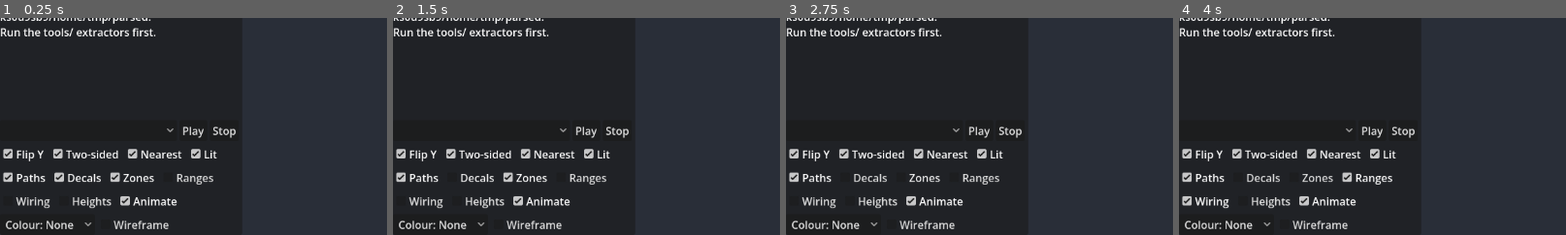
Above: before the commit, frames 1-4 (left to right).
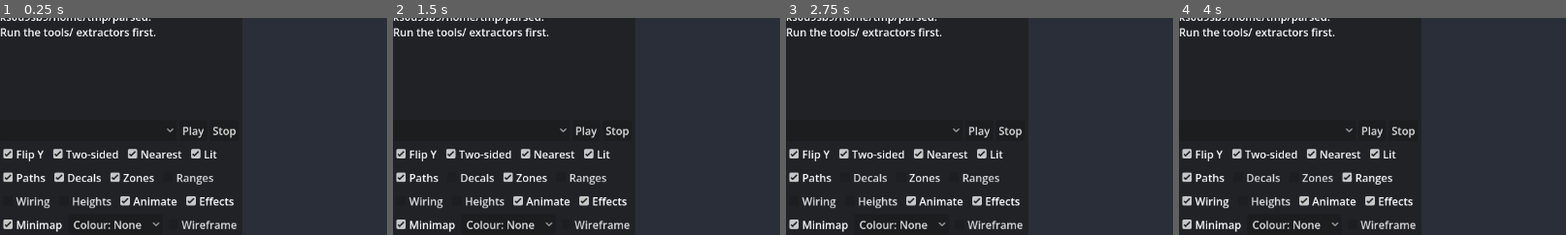
Above: after the commit, the same moments.

Repository: jabba2324/futurecop-lapd
Game: Godot game, scene res://scenes/asset_viewer.tscn
Same seed, same stepped clock (60 frames per second), same inputs: the game is played once before the commit and once after it. This scene is started directly instead of the project's main scene.
Inputs (mouse positions are % of the whole screen's width and height, from its top left):
- Up to frame 1 (0.25 s): no input
- Up to frame 2 (1.5 s): click (16, 8) at 0.52 s; type "12" at 0.6 s; click "Decals" at 1.25 s
- Up to frame 3 (2.75 s): click "Zones" at 2 s
- Up to frame 4 (4 s): click "Ranges" at 2.75 s; click "Wiring" at 3.5 s
The pictures show only the part of the screen within x 0-50%, y 50-100%; the shares and areas given below are measured in that part.

The runs differ from the first frame. In frame 1, 1.8% of the frame differs, in the area x 0-62%, y 82-99%; in frame 2, 1.8%; in frame 3, 1.8%; in frame 4, 1.8%.

Commit message:
Show effects and a minimap in the viewer's Level view
- effect_player.gd previews decoded effect definitions (trail, lightning,
  flash disc, shatter, shockwave ring, sprite, particles) from their fields,
  including repeats, chained next effects and placement offsets. Effects
  flagged placed_at_load loop in place (224 across 8 levels); selecting an
  effect actor plays it; selecting an actor with a damage-effect set plays
  its destruction effect and lists every damage stage. Approximate: the
  unit scale of sizes/speeds is assumed.
- minimap.gd draws the heightmap and every decoded map icon (colour, shape,
  flashing) cropped to the play area, with a camera marker; click to move.

Co-Authored-By: Claude Opus 5.5 <noreply@anthropic.com>
Claude-Session: https://claude.ai/code/session_01JEufwbZ7a5uYhYGNz1Ku7E

Diff:
--- a/godot/scripts/asset_viewer.gd
+++ b/godot/scripts/asset_viewer.gd
@@ -21,6 +21,8 @@
 const LevelLayout := preload("res://scripts/level_layout.gd")
 const LevelOverlays := preload("res://scripts/level_overlays.gd")
 const UvAnimator := preload("res://scripts/uv_animator.gd")
+const EffectPlayer := preload("res://scripts/effect_player.gd")
+const Minimap := preload("res://scripts/minimap.gd")
 
 const TABS := ["Models", "Terrain", "Textures", "Images", "Fonts", "Level", "Audio", "Video", "Data"]
 const PANEL_WIDTH := 360
@@ -51,7 +53,11 @@
 var _lit := true
 var _show_paths := true
 # Level-view overlays (level_overlays.gd), keyed by toggle name.
-var _show := {"Decals": true, "Zones": true, "Ranges": false, "Wiring": false, "Heights": false, "Animate": true}
+var _show := {"Decals": true, "Zones": true, "Ranges": false, "Wiring": false, "Heights": false, "Animate": true,
+	"Effects": true, "Minimap": true}
+var _effects: Dictionary = {}     # effect_id -> {cls, def} (level effect actors + Csfx table 0)
+var _damage_sets: Dictionary = {} # set_id -> DamageEffectSet record
+var _minimap: Control
 var _overlays: Dictionary = {}    # toggle name -> Node3D
 var _wiring: Dictionary = {}      # {edges, functions} for the current level
 var _focus_fx: Node3D             # per-selection wiring lines / ranges / beams
@@ -322,6 +328,8 @@
 			_show[name] = on
 			if name == "Animate":
 				_refresh_tab()
+			elif name == "Minimap":
+				_minimap.visible = on and _tab == "Level"
 			elif _overlays.has(name) and is_instance_valid(_overlays[name]):
 				_overlays[name].visible = on)
 		_level_controls.append(_opts_row.get_child(_opts_row.get_child_count() - 1))
@@ -391,6 +399,19 @@
 	_tree.item_collapsed.connect(_on_tree_collapsed)
 	_view.add_child(_tree)
 
+	_minimap = Minimap.new()
+	_minimap.set_anchors_and_offsets_preset(Control.PRESET_BOTTOM_RIGHT)
+	_minimap.custom_minimum_size = Vector2(280, 280)
+	_minimap.offset_left = -292
+	_minimap.offset_top = -292
+	_minimap.offset_right = -12
+	_minimap.offset_bottom = -12
+	_minimap.visible = false
+	_minimap.picked.connect(func(world: Vector3) -> void:
+		_target = Vector3(world.x, _target.y, world.z)
+		_update_camera())
+	_view.add_child(_minimap)
+
 
 func _add_toggle(label: String, on: bool, cb: Callable) -> void:
 	var c := CheckBox.new()
@@ -494,6 +515,7 @@
 	_opts_row.visible = not media
 	for c: Control in _level_controls:
 		c.visible = _tab == "Level"
+	_minimap.visible = _tab == "Level" and _show.Minimap
 	_anim_btn.clear()
 	_anim_btn.visible = _tab == "Models"
 	_media_row.visible = _tab in ["Models", "Audio", "Video"]
@@ -986,6 +1008,17 @@
 		"Heights": LevelOverlays.build_height_layers(_read_json(d.path_join("heightmap.json"))),
 	}
 	_wiring = LevelOverlays.build_wiring(decoded, _read_json(d.path_join("rpns.json")), _read_json(d.path_join("fun.json")))
+	_build_effect_registry(decoded)
+	_overlays["Effects"] = _build_placed_effects(decoded)
+	var icons := []
+	for rec: Dictionary in decoded:
+		var icon: Variant = LevelOverlays.field(rec, "map_icon")
+		if icon == null:
+			icon = LevelOverlays.field(rec, "map_icon_a")
+		var n: Node3D = _actor_nodes.get(int(rec.id))
+		if icon is Dictionary and n:
+			icons.append([n.position, icon])
+	_minimap.setup(_read_json(d.path_join("heightmap.json")), icons)
 	_overlays["Wiring"] = LevelOverlays.build_wiring_lines(_wiring.edges, _actor_nodes)
 	# Spawners (Csac): a ring at each spawn point, shown with the zones.
 	var ring := ImmediateMesh.new()
@@ -1009,6 +1042,76 @@
 		root.add_child(_overlays[name])
 	_focus_fx = Node3D.new()
 	root.add_child(_focus_fx)
+
+
+func _build_effect_registry(decoded: Array) -> void:
+	## effect_id -> {cls, def}: Csfx table 0 (global effects) overlaid with the
+	## level's own effect-definition actors; damage-effect sets by set_id.
+	_effects = {}
+	_damage_sets = {}
+	var csfx: Variant = _read_json(_ldir().path_join("csfx.json"))
+	if csfx is Array:
+		for table: Dictionary in csfx:
+			if int(table.get("table_index", 0)) != 0:
+				continue
+			for r: Dictionary in table.get("records", []):
+				var cls := int(r.get("class", 0))
+				if cls < 87 or cls > 94 or cls == 91:
+					continue
+				var def := {}
+				for seg: String in r.get("fields", {}):
+					if r.fields[seg] is Dictionary:
+						for name: String in r.fields[seg]:
+							def[seg + "." + name] = r.fields[seg][name].get("value")
+				var id: Variant = def.get("EffectHeader.effect_id")
+				if id != null:
+					_effects[int(id)] = {"cls": cls, "def": def}
+	for rec: Dictionary in decoded:
+		var cls := int(rec.class_id)
+		if cls == 91:
+			_damage_sets[int(LevelOverlays.field(rec, "set_id", -1))] = rec
+		elif cls >= 87 and cls <= 94:
+			var def := {}
+			for k: String in rec.fields:
+				def[k] = rec.fields[k].get("value")
+			var id: Variant = def.get("EffectHeader.effect_id")
+			if id != null:
+				_effects[int(id)] = {"cls": cls, "def": def}
+
+
+func _build_placed_effects(decoded: Array) -> Node3D:
+	## Effects flagged placed_at_load, looping at their actor positions.
+	var root := Node3D.new()
+	root.name = "Effects"
+	var sprites := _ldir().path_join("particles")
+	for rec: Dictionary in decoded:
+		var cls := int(rec.class_id)
+		if cls < 87 or cls > 94 or cls == 91:
+			continue
+		var flags: Variant = LevelOverlays.field(rec, "effect_flags", [])
+		var n: Node3D = _actor_nodes.get(int(rec.id))
+		if not (flags is Array and "placed_at_load" in flags) or n == null:
+			continue
+		var anchor := Node3D.new()
+		anchor.position = n.position
+		anchor.set_meta("actor_id", int(rec.id))
+		var p := EffectPlayer.new()
+		p.setup(_effects.get(int(LevelOverlays.field(rec, "effect_id", -1)), {"cls": cls, "def": {}}), _effects, sprites, true)
+		anchor.add_child(p)
+		root.add_child(anchor)
+	return root
+
+
+func _play_effect_at(effect_id: int, where: Vector3) -> bool:
+	if not _effects.has(effect_id) or not is_instance_valid(_focus_fx):
+		return false
+	var anchor := Node3D.new()
+	anchor.position = where
+	var p := EffectPlayer.new()
+	p.setup(_effects[effect_id], _effects, _ldir().path_join("particles"), true)
+	anchor.add_child(p)
+	_focus_fx.add_child(anchor)
+	return true
 
 
 func _apply_colour() -> void:
@@ -1153,6 +1256,24 @@
 		a.id, a.kind, a["class"], same, a.pos_x, a.pos_z, p.x, p.y, p.z,
 		", ".join(a.get("objects", [])), ", ".join(a.get("textures", []))]
 	var rec: Dictionary = _decoded.get(int(a.id), {})
+	# Effects: an effect actor plays itself; anything with a damage-effect set plays
+	# its destruction effect (looping while selected) and lists the damage stages.
+	var cls := int(a["class"])
+	if cls >= 87 and cls <= 94 and cls != 91:
+		if _play_effect_at(int(LevelOverlays.field(rec, "effect_id", -1)), p):
+			text += "\n[b]Effect[/b] playing (approximate preview)\n"
+	var set_ref := str(LevelOverlays.field(rec, "explosion", ""))
+	if set_ref.begins_with("damage_effect_set "):
+		var ds: Dictionary = _damage_sets.get(int(set_ref.trim_prefix("damage_effect_set ")), {})
+		if ds:
+			var stages := PackedStringArray()
+			for k: String in ds.fields:
+				var v: Variant = ds.fields[k].get("value")
+				if v is String and v.begins_with("effect "):
+					stages.append("%s: %s%s" % [k.get_slice(".", 1), v, "" if _effects.has(int(v.trim_prefix("effect "))) else " (not in this level)"])
+			var destroy := str(LevelOverlays.field(ds, "part_0_destroy_effect", LevelOverlays.field(ds, "random_destroy_effect", "")))
+			var playing := destroy.begins_with("effect ") and _play_effect_at(int(destroy.trim_prefix("effect ")), p)
+			text += "\n[b]Damage effects[/b] (%s)%s\n%s\n" % [set_ref, " — destruction effect playing" if playing else "", "\n".join(stages)]
 	if rec.get("spawn"):
 		var sp: Dictionary = rec.spawn
 		text += "\n[b]Spawner[/b] spawns %s every %.2f s · max %d alive · budget %s%s\n" % [rec.get("class_name", "?"),
@@ -1286,6 +1407,8 @@
 
 
 func _process(delta: float) -> void:
+	if _minimap and _minimap.visible:
+		_minimap.set_camera(_target)
 	if _strip and _tab == "Images" and _tex_rect.texture == _strip:
 		_strip_time += delta
 		var frames: int = _strip.atlas.get_height() / 48
--- /dev/null
+++ b/godot/scripts/effect_player.gd
@@ -0,0 +1,274 @@
+## Approximate preview of a decoded effect definition (actor classes 87–94 /
+## Csfx records, see tools/decode_actors.py): plays the shared EffectHeader
+## timing (duration, repeat count/interval, chained next effect after
+## next_delay, placement yaw/pitch/distance) with a simple visual per class:
+##   87 trail ribbon · 88 lightning · 89 flash disc · 90 model shatter (spawns its
+##   fragment effect) · 92 shockwave ring · 93 sprite (Cpyr image) · 94 particles
+## Sizes/speeds are fx12 game units (×8 for Godot units) with the time base
+## assumed to be seconds; treat it as a preview, not a faithful replay.
+## Usage: var p := EffectPlayer.new(); p.setup(effect, registry, sprite_dir, loop)
+##   effect   = {"cls": int, "def": {"EffectHeader.duration": v, "Effect93.size": v, ...}}
+##   registry = effect_id -> effect (for chained next effects and fragments)
+extends Node3D
+
+const U := 8.0
+const MAX_CHAIN := 6
+
+var _fx: Dictionary
+var _registry: Dictionary
+var _sprites: String
+var _loop := false
+var _depth := 0
+var _t := 0.0
+var _spawned := 0
+var _next_spawn := 0.0
+var _chained := false
+var _items: Array = []   # {node, age, life, kind, ...}
+var _rng := RandomNumberGenerator.new()
+
+
+func setup(fx: Dictionary, registry: Dictionary, sprite_dir: String, loop: bool, depth: int = 0) -> void:
+	_fx = fx
+	_registry = registry
+	_sprites = sprite_dir
+	_loop = loop
+	_depth = depth
+	_rng.randomize()
+	# Placement offset: yaw/pitch/distance from the anchor.
+	var yaw := deg_to_rad(_num("EffectHeader.place_yaw"))
+	var pitch := deg_to_rad(_num("EffectHeader.place_pitch"))
+	var dist := _num("EffectHeader.place_distance") * U
+	position = Vector3(cos(pitch) * sin(yaw), sin(pitch), cos(pitch) * cos(yaw)) * dist
+
+
+func _num(key: String, default := 0.0) -> float:
+	var v: Variant = _fx.def.get(key)
+	if v is String and v.begins_with("random "):
+		var r: PackedStringArray = String(v).trim_prefix("random ").split("..")
+		return _rng.randf_range(r[0].to_float(), r[1].to_float())
+	return float(v) if v is int or v is float else default
+
+
+func _field(name: String, default := 0.0) -> float:
+	return _num("Effect%d.%s" % [_fx.cls, name], default)
+
+
+func _colour(prefix: String) -> Color:
+	return Color(_field(prefix + "_r") / 128.0, _field(prefix + "_g") / 128.0, _field(prefix + "_b") / 128.0)
+
+
+func _ref_id(key: String) -> int:
+	var v: Variant = _fx.def.get(key)
+	return int(str(v).trim_prefix("effect ")) if v is String and str(v).begins_with("effect ") else -1
+
+
+func _process(delta: float) -> void:
+	_t += delta
+	var repeats := int(_num("EffectHeader.repeat_count"))
+	var interval := maxf(_num("EffectHeader.repeat_interval"), 0.05)
+	var total := 1 if repeats == 0 else (1000000 if repeats < 0 else repeats + 1)
+	while _spawned < total and _t >= _next_spawn:
+		_spawn()
+		_spawned += 1
+		_next_spawn += interval
+		if repeats < 0 and _spawned > 60:   # endless emitters: cap live spawns via item life
+			break
+	var nxt := _ref_id("EffectHeader.next_effect_id")
+	if not _chained and nxt >= 0 and _registry.has(nxt) and _depth < MAX_CHAIN \
+			and _t >= _num("EffectHeader.next_delay") + _num("EffectHeader.duration"):
+		_chained = true
+		var p := new()
+		p.setup(_registry[nxt], _registry, _sprites, false, _depth + 1)
+		add_child(p)
+	_update_items(delta)
+	var done := _spawned >= total and _items.is_empty() and (_chained or nxt < 0)
+	if repeats < 0 and _spawned > 60:
+		_spawned = 0   # keep endless effects running
+		_next_spawn = _t
+	if done:
+		if _loop and _t > 0.5:
+			_restart()
+		elif not _loop and get_child_count() == 0:
+			queue_free()
+
+
+func _restart() -> void:
+	for c in get_children():
+		c.queue_free()
+	_items.clear()
+	_t = 0.0
+	_spawned = 0
+	_next_spawn = 0.8   # short pause between loops
+	_chained = false
+
+
+# ─── Spawning ─────────────────────────────────────────────────────────────────
+
+func _material(c: Color, tex: Texture2D = null, billboard := true) -> StandardMaterial3D:
+	var m := StandardMaterial3D.new()
+	m.shading_mode = BaseMaterial3D.SHADING_MODE_UNSHADED
+	m.blend_mode = BaseMaterial3D.BLEND_MODE_ADD
+	m.transparency = BaseMaterial3D.TRANSPARENCY_ALPHA
+	m.cull_mode = BaseMaterial3D.CULL_DISABLED
+	m.vertex_color_use_as_albedo = true
+	m.albedo_color = c
+	m.depth_draw_mode = BaseMaterial3D.DEPTH_DRAW_DISABLED
+	if billboard:
+		m.billboard_mode = BaseMaterial3D.BILLBOARD_ENABLED
+	if tex:
+		m.albedo_texture = tex
+		m.texture_filter = BaseMaterial3D.TEXTURE_FILTER_NEAREST
+	return m
+
+
+func _add(node: GeometryInstance3D, item: Dictionary) -> void:
+	node.cast_shadow = GeometryInstance3D.SHADOW_CASTING_SETTING_OFF
+	add_child(node)
+	item["node"] = node
+	item["age"] = 0.0
+	_items.append(item)
+
+
+func _dir(yaw_deg: float, pitch_deg: float) -> Vector3:
+	var y := deg_to_rad(yaw_deg)
+	var p := deg_to_rad(pitch_deg)
+	return Vector3(cos(p) * sin(y), sin(p), cos(p) * cos(y))
+
+
+func _spawn() -> void:
+	match int(_fx.cls):
+		93:
+			var tex: Texture2D = null
+			var img := _sprites.path_join("cpyr001_p%03d.png" % int(_field("cpyr_id")))
+			if FileAccess.file_exists(img):
+				tex = ImageTexture.create_from_image(Image.load_from_file(img))
+			var q := QuadMesh.new()
+			var s := maxf(absf(_field("size")) / 4096.0 * U, 0.1)
+			q.size = Vector2(s, s)
+			var mi := MeshInstance3D.new()
+			mi.mesh = q
+			mi.material_override = _material(_colour("colour_0"), tex)
+			_add(mi, {"kind": 93, "life": maxf(_field("fade_time"), 0.3) + _num("EffectHeader.duration"),
+				"vel": _dir(_field("emit_yaw"), _field("emit_pitch")) * _field("emit_speed") * U,
+				"grav": _field("gravity") / 4096.0 * U, "grow": _field("size_rate") / 4096.0 * U, "size": s})
+		89:
+			var q := QuadMesh.new()
+			var s := maxf(absf(_field("size")) / 4096.0 * U, 0.3)
+			q.size = Vector2(s, s)
+			var mi := MeshInstance3D.new()
+			mi.mesh = q
+			mi.material_override = _material(_colour("centre_end"), _disc_texture())
+			_add(mi, {"kind": 89, "life": maxf(_num("EffectHeader.duration"), _field("centre_ramp_time") + 0.3),
+				"grow": _field("size_rate") / 4096.0 * U, "size": s})
+		94:
+			var n := clampi(int(_field("count", 4)), 1, 40)
+			var c := _colour("colour_0")
+			for i in n:
+				var q := QuadMesh.new()
+				q.size = Vector2(0.12, 0.12)
+				var mi := MeshInstance3D.new()
+				mi.mesh = q
+				mi.material_override = _material(c)
+				var speed := _rng.randf_range(_field("speed_min"), maxf(_field("speed_max"), _field("speed_min"))) / 4096.0 * U
+				var pitch := _rng.randf_range(_field("pitch_min"), maxf(_field("pitch_max"), _field("pitch_min")))
+				_add(mi, {"kind": 94, "life": maxf(_field("fade_time"), 0.3),
+					"vel": _dir(_rng.randf() * 360.0, pitch) * speed, "grav": _field("gravity_percent") / 100.0 * 9.8})
+		92:
+			var t := TorusMesh.new()
+			var w := maxf(_field("ring_width") / 4096.0 * U, 0.1)
+			t.inner_radius = 1.0
+			t.outer_radius = 1.0 + w
+			var mi := MeshInstance3D.new()
+			mi.mesh = t
+			mi.material_override = _material(_colour("outer_colour"), null, false)
+			mi.rotation_degrees.x = _field("ring_pitch") - 90.0
+			mi.rotation_degrees.y = _field("ring_yaw")
+			var start := maxf(_field("size") / 4096.0 * U, 0.1)
+			mi.scale = Vector3.ONE * start
+			_add(mi, {"kind": 92, "life": maxf(_field("fade_time"), 0.5) + 0.5, "r": start,
+				"grow": maxf(_field("growth_speed") / 4096.0 * U, 0.5), "max": maxf(_field("max_size") / 4096.0 * U, start)})
+		88:
+			var mi := MeshInstance3D.new()
+			mi.mesh = ImmediateMesh.new()
+			mi.material_override = _material(_colour("colour"), null, false)
+			_add(mi, {"kind": 88, "life": maxf(maxf(_num("EffectHeader.duration"), _field("fade_time")), 0.4),
+				"radius": maxf(_field("end_radius") * U, 0.4), "bolts": clampi(int(_field("bolt_count", 3)), 1, 12),
+				"segs": clampi(int(_field("segment_count", 6)), 2, 16)})
+		87:
+			var mi := MeshInstance3D.new()
+			mi.mesh = ImmediateMesh.new()
+			mi.material_override = _material(_colour("colour_0"), null, false)
+			_add(mi, {"kind": 87, "life": maxf(_field("phase_time_0") + _num("EffectHeader.duration"), 0.4),
+				"vel": _dir(_field("emit_yaw"), _field("emit_pitch")) * maxf(_field("emit_speed"), 1.0), "trail": []})
+		90:
+			var frag := _ref_id("Effect90.fragment_effect")
+			if frag >= 0 and _registry.has(frag) and _depth < MAX_CHAIN:
+				for i in clampi(int(_field("fragment_effect_count", 3)), 1, 12):
+					var p := new()
+					p.setup(_registry[frag], _registry, _sprites, false, _depth + 1)
+					p.position += Vector3(_rng.randf_range(-1, 1), _rng.randf_range(0, 1), _rng.randf_range(-1, 1)) * 0.6
+					add_child(p)
+
+
+static var _disc: ImageTexture
+
+static func _disc_texture() -> ImageTexture:
+	## Soft radial disc for flashes (white; the material colour tints it).
+	if _disc == null:
+		var img := Image.create(32, 32, false, Image.FORMAT_RGBA8)
+		for y in 32:
+			for x in 32:
+				var d := Vector2(x - 15.5, y - 15.5).length() / 15.5
+				img.set_pixel(x, y, Color(1, 1, 1, clampf(1.0 - d, 0.0, 1.0)))
+		_disc = ImageTexture.create_from_image(img)
+	return _disc
+
+
+# ─── Updating ─────────────────────────────────────────────────────────────────
+
+func _update_items(delta: float) -> void:
+	for it: Dictionary in _items.duplicate():
+		it.age += delta
+		var k: float = clampf(it.age / it.life, 0.0, 1.0)
+		var node: MeshInstance3D = it.node
+		var mat := node.material_override as StandardMaterial3D
+		mat.albedo_color.a = 1.0 - k
+		match int(it.kind):
+			93, 94:
+				it.vel.y -= it.get("grav", 0.0) * delta
+				node.position += it.vel * delta
+				if it.kind == 93:
+					node.scale = Vector3.ONE * maxf(1.0 + it.grow * it.age / it.size, 0.05)
+			89:
+				node.scale = Vector3.ONE * maxf(1.0 + it.grow * it.age / it.size, 0.05)
+			92:
+				it.r = minf(it.r + it.grow * delta, it.max)
+				node.scale = Vector3.ONE * it.r
+			88:
+				var im := node.mesh as ImmediateMesh
+				im.clear_surfaces()
+				im.surface_begin(Mesh.PRIMITIVE_LINES)
+				for b in it.bolts:
+					var end: Vector3 = Vector3(_rng.randf_range(-1, 1), _rng.randf_range(-0.2, 1), _rng.randf_range(-1, 1)).normalized() * it.radius
+					var prev := Vector3.ZERO
+					for s in range(1, it.segs + 1):
+						var p: Vector3 = end * float(s) / it.segs
+						if s < it.segs:
+							p += Vector3(_rng.randf_range(-1, 1), _rng.randf_range(-1, 1), _rng.randf_range(-1, 1)) * it.radius * 0.12
+						im.surface_add_vertex(prev)
+						im.surface_add_vertex(p)
+						prev = p
+				im.surface_end()
+			87:
+				var head: Vector3 = (it.trail.back() if it.trail else Vector3.ZERO) + it.vel * delta
+				it.trail.append(head)
+				var im := node.mesh as ImmediateMesh
+				im.clear_surfaces()
+				if it.trail.size() >= 2:
+					im.surface_begin(Mesh.PRIMITIVE_LINE_STRIP)
+					for p in it.trail:
+						im.surface_add_vertex(p)
+					im.surface_end()
+		if it.age >= it.life:
+			node.queue_free()
+			_items.erase(it)
--- /dev/null
+++ b/godot/scripts/minimap.gd
@@ -0,0 +1,125 @@
+## Top-down minimap for the viewer's Level view: the heightmap as a shaded
+## terrain image, every actor's decoded map icon (BaseEntity.map_icon colour and
+## shape; NeutralTurret uses map_icon_a), and the camera's position. Clicking
+## moves the camera there (the `picked` signal carries the world x/z).
+extends Control
+
+signal picked(world: Vector3)
+
+const ICON_COLORS := {
+	"red": Color(1, 0.15, 0.15), "dark_red": Color(0.6, 0.05, 0.05), "red_pulse": Color(1, 0.3, 0.3),
+	"green": Color(0.2, 1, 0.3), "flashing_green": Color(0.5, 1, 0.5), "blue": Color(0.3, 0.5, 1),
+	"cyan": Color(0.2, 1, 1), "yellow": Color(1, 0.95, 0.2), "gold": Color(1, 0.75, 0.2),
+}
+
+var _image: ImageTexture
+var _img_origin := Vector2.ZERO # world x/z of the image's top-left (whole heightmap grid)
+var _img_extent := Vector2.ONE  # world size covered by the image
+var _origin := Vector2.ZERO     # world x/z of the shown area's top-left (the play area)
+var _extent := Vector2.ONE      # world size of the shown area
+var _icons: Array = []          # [world Vector3, Color, shape, flashing]
+var _camera := Vector3.ZERO
+var _time := 0.0
+
+
+func setup(hm: Variant, icons: Array) -> void:
+	## hm = heightmap.json; icons = [[world position, {"color", "shape"}], ...].
+	_icons.clear()
+	for e: Array in icons:
+		var icon: Dictionary = e[1]
+		var col: String = icon.get("color", "")
+		_icons.append([e[0], ICON_COLORS.get(col, Color.WHITE), icon.get("shape", "circle"),
+			col.begins_with("flashing") or col.ends_with("pulse")])
+	_image = null
+	if not hm is Dictionary:
+		return
+	var gw := int(hm.grid_w)
+	var gh := int(hm.grid_h)
+	# Same grid placement as level_overlays.build_height_layers / level_layout.sample_y.
+	_img_origin = Vector2(-gw / 2.0 * 16.0 - 8.5, -gh / 2.0 * 16.0 - 8.5)
+	_img_extent = Vector2(gw * 16.0 + 1.0, gh * 16.0 + 1.0)
+	# Show the play area (where the icons are) rather than the border filler.
+	_origin = _img_origin
+	_extent = _img_extent
+	if _icons.size() > 1:
+		var lo := Vector2(INF, INF)
+		var hi := -lo
+		for e: Array in _icons:
+			lo = Vector2(minf(lo.x, e[0].x), minf(lo.y, e[0].z))
+			hi = Vector2(maxf(hi.x, e[0].x), maxf(hi.y, e[0].z))
+		var side := maxf(hi.x - lo.x, hi.y - lo.y) + 16.0
+		_origin = (lo + hi) / 2.0 - Vector2(side, side) / 2.0
+		_extent = Vector2(side, side)
+	var img := Image.create(gw * 16 + 1, gh * 16 + 1, false, Image.FORMAT_RGB8)
+	img.fill(Color(0.08, 0.09, 0.11))
+	for key: String in hm.tiles:
+		var rc := key.split(",")
+		var row := int(rc[0])
+		var col := int(rc[1])
+		var tile: Array = hm.tiles[key]
+		for i in tile.size():
+			for j in tile[i].size():
+				var best := -1000
+				for ch in 3:
+					var v := int(tile[i][j][ch])
+					if v != -128:
+						best = maxi(best, v)
+				if best == -1000:
+					continue
+				var h := clampf((best / 32.0 + 4.0) / 10.0, 0.0, 1.0)
+				img.set_pixel(clampi(col * 16 + j, 0, gw * 16), clampi(row * 16 + i, 0, gh * 16),
+					Color(0.25 + 0.5 * h, 0.27 + 0.5 * h, 0.3 + 0.45 * h))
+	_image = ImageTexture.create_from_image(img)
+	queue_redraw()
+
+
+func set_camera(world: Vector3) -> void:
+	_camera = world
+
+
+func _process(delta: float) -> void:
+	if visible:
+		_time += delta
+		queue_redraw()
+
+
+func _to_map(world: Vector3) -> Vector2:
+	var uv := (Vector2(world.x, world.z) - _origin) / _extent
+	return _rect().position + uv * _rect().size
+
+
+func _rect() -> Rect2:
+	# Keep the map's aspect inside the control.
+	var aspect := _extent.x / _extent.y
+	var s := size
+	var w := minf(s.x, s.y * aspect)
+	var h := w / aspect
+	return Rect2((s - Vector2(w, h)) / 2.0, Vector2(w, h))
+
+
+func _draw() -> void:
+	draw_rect(Rect2(Vector2.ZERO, size), Color(0, 0, 0, 0.55))
+	if _image:
+		var src := Rect2((_origin - _img_origin), _extent)   # image pixels = world units
+		draw_texture_rect_region(_image, _rect(), src)
+	for e: Array in _icons:
+		if e[3] and fmod(_time, 0.8) < 0.4:
+			continue
+		var p := _to_map(e[0])
+		if e[2] == "triangle":
+			draw_colored_polygon(PackedVector2Array([p + Vector2(0, -4), p + Vector2(3.5, 3), p + Vector2(-3.5, 3)]), e[1])
+		else:
+			draw_circle(p, 2.5, e[1])
+	var c := _to_map(_camera)
+	draw_arc(c, 6.0, 0, TAU, 16, Color.WHITE, 1.5)
+	draw_rect(_rect(), Color(1, 1, 1, 0.3), false)
+
+
+func _gui_input(event: InputEvent) -> void:
+	if event is InputEventMouseButton and event.pressed and event.button_index == MOUSE_BUTTON_LEFT:
+		var r := _rect()
+		if r.has_point(event.position):
+			var uv: Vector2 = (event.position - r.position) / r.size
+			var w: Vector2 = _origin + uv * _extent
+			picked.emit(Vector3(w.x, _camera.y, w.y))
+			accept_event()
Not shown, changed: CLAUDE.md
